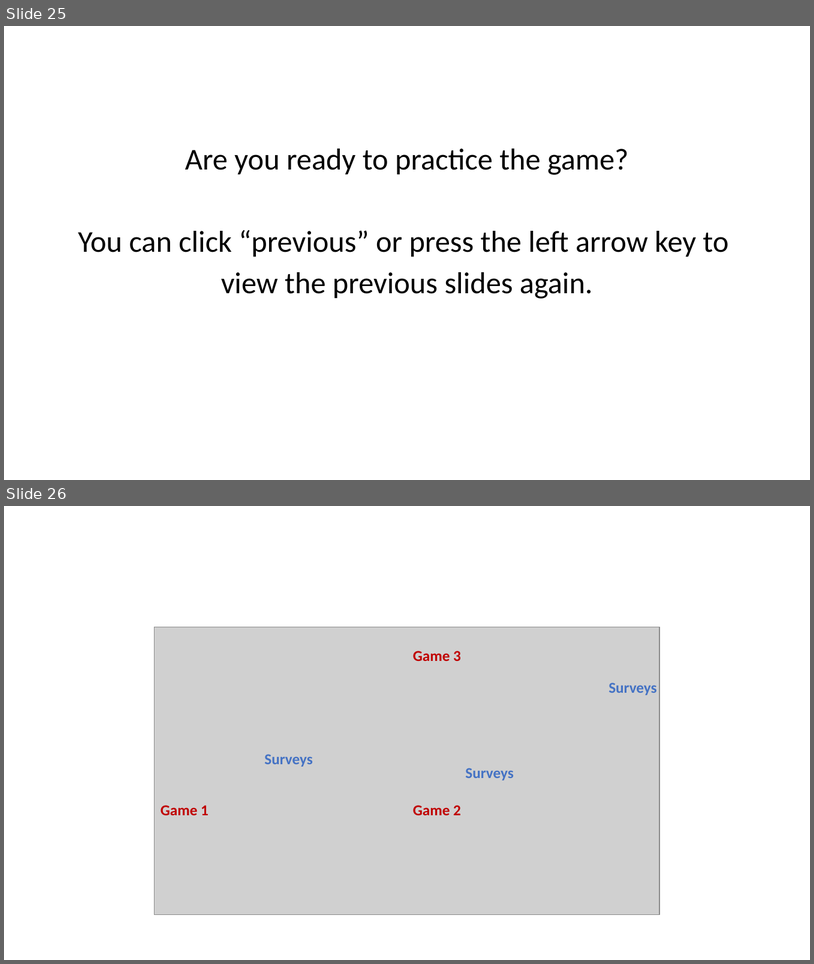
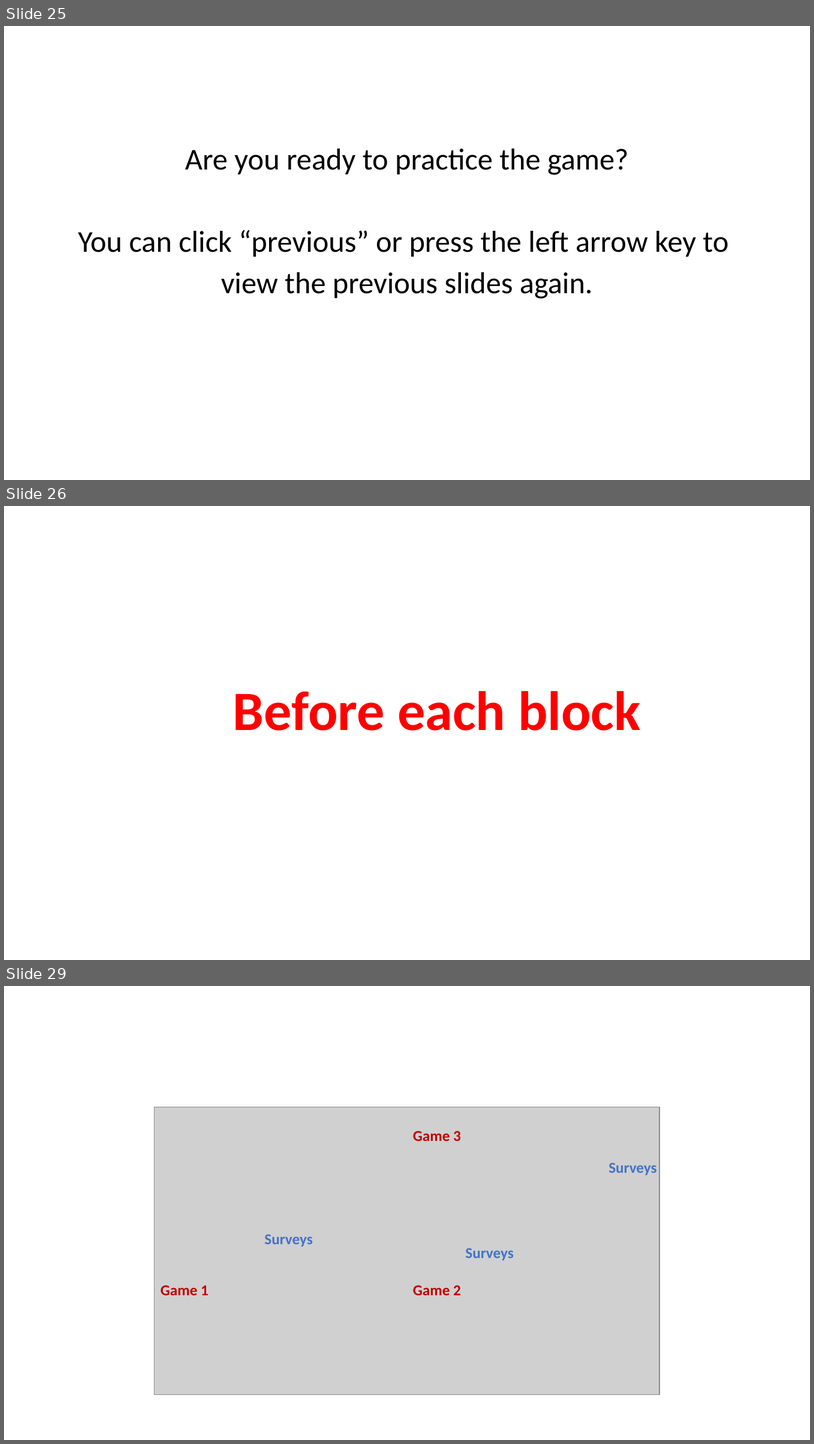
Before and after one commit to LillianXu2019/LUX-RL, a slide deck: images/task_instructions_lux.pptx. Shown one above the other, each under a label of ours: slides 25 and 26 before the commit, slides 25, 26 and 29 after it; the slides between them are not shown. The pictures are 814x964 and 814x1444 pixels, drawn with LibreOffice and Linux fonts; fonts in the diff are those of the drawing; grey boxes stand for pictures. Boxes give left, top, right and bottom in pixels: in the first picture for what was removed or moved away, otherwise in the second. Text is boxed around its words. In the diff, an @@ line names an element or a change of style, - is before the commit and + after.

```diff
--- a/images/task_instructions_lux.pptx
+++ b/images/task_instructions_lux.pptx
@@ slide 26 added at (4,506,810,960), background #FFFFFF @@
@@ text added at (233,691,641,730), 66 pt, text #FF0000, bold @@
+Before each block
@@ what was slide 26 is now slide 29 @@
```
Also in this commit, not shown: 3 slides changed, 2 other slides added, 1 other file.
